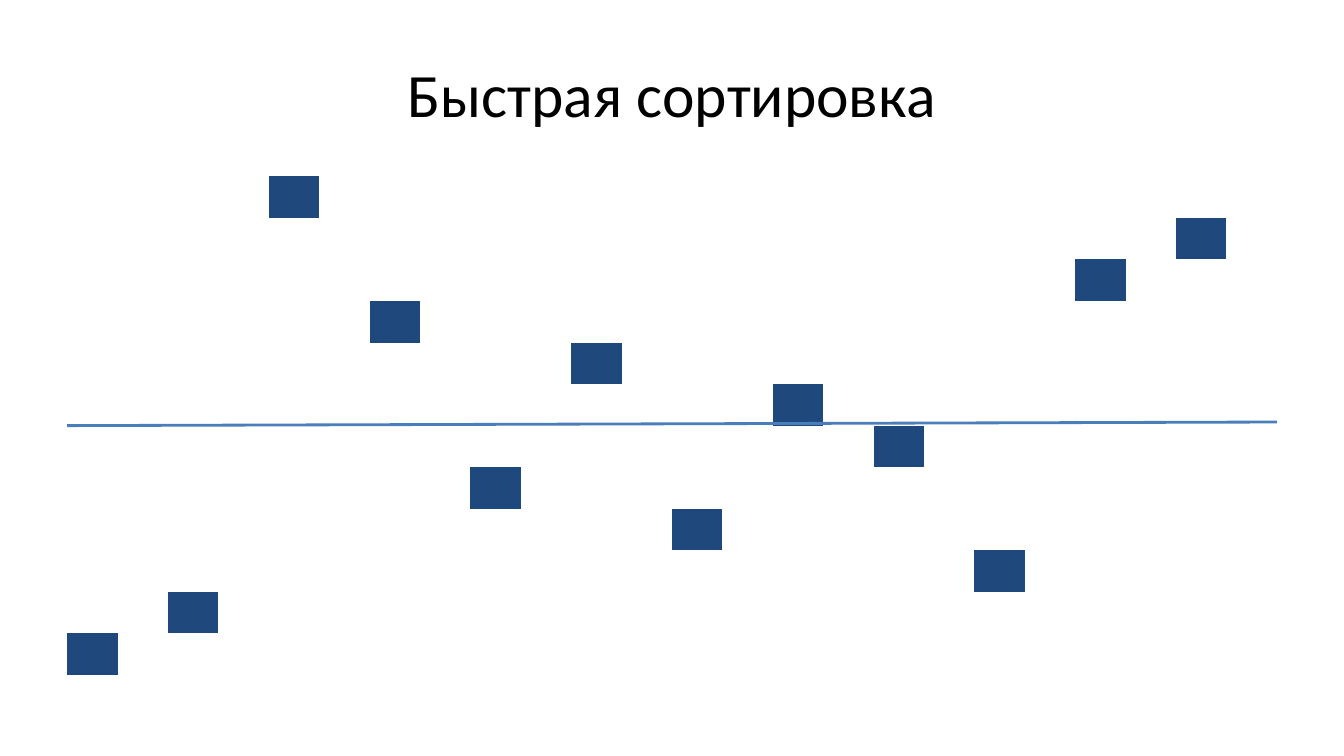
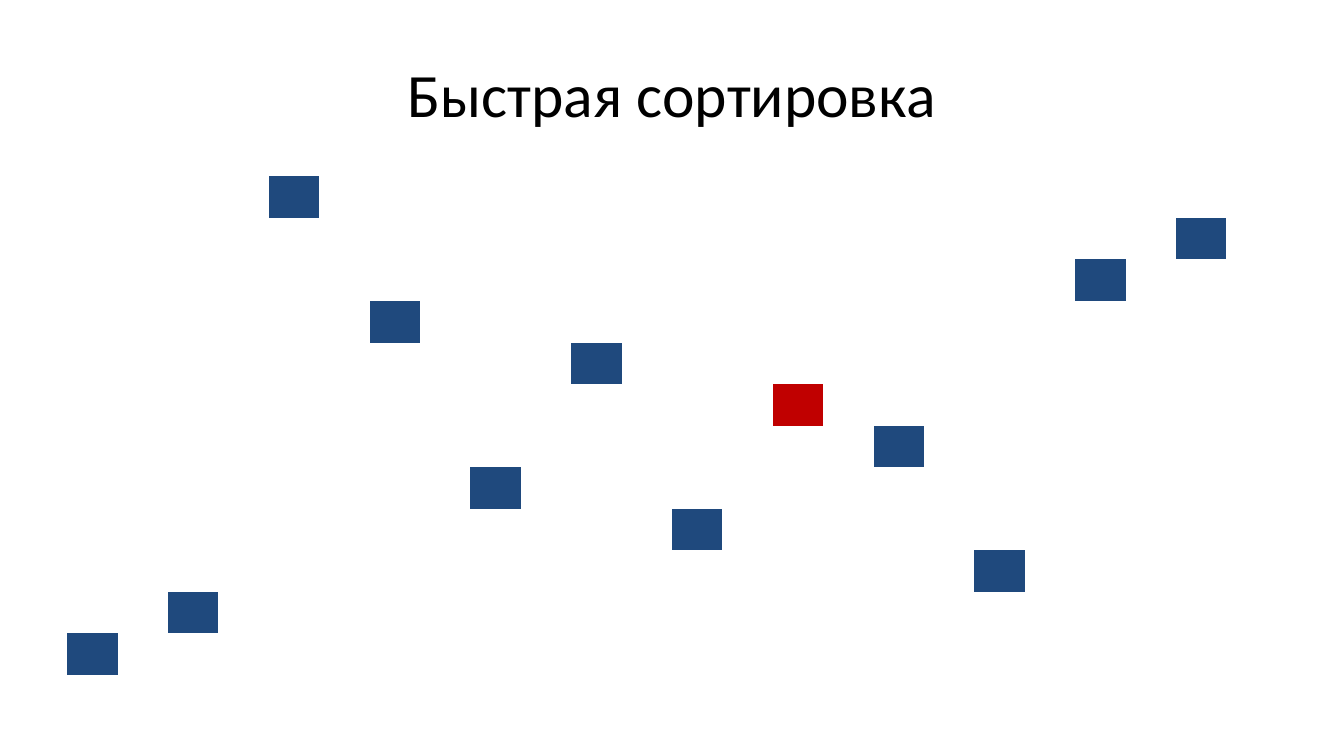
Before and after one commit to Evgueni-Petrov-aka-espetrov/Algorithms-and-Programming-in-C-pptx, a slide deck: slide 85 of 13 Сортировка.pptx. Drawn at 1344x756 pixels with LibreOffice and Linux fonts; fonts in the diff are those of the drawing. Boxes give left, top, right and bottom in pixels: in the first picture for what was removed or moved away, otherwise in the second. Text is boxed around its words. In the diff, an @@ line names an element or a change of style, - is before the commit and + after.

```diff
--- a/13 Сортировка.pptx
+++ b/13 Сортировка.pptx
@@ table at (x1=68, y1=176, x2=1277, y2=676) @@
@@ fill #1F497D to #C00000 in row 6, column 15 @@
@@ line removed from (68, 425) to (1277, 422) @@
```
Also in this commit, not shown: 8 other slides changed, 1 slide added.
